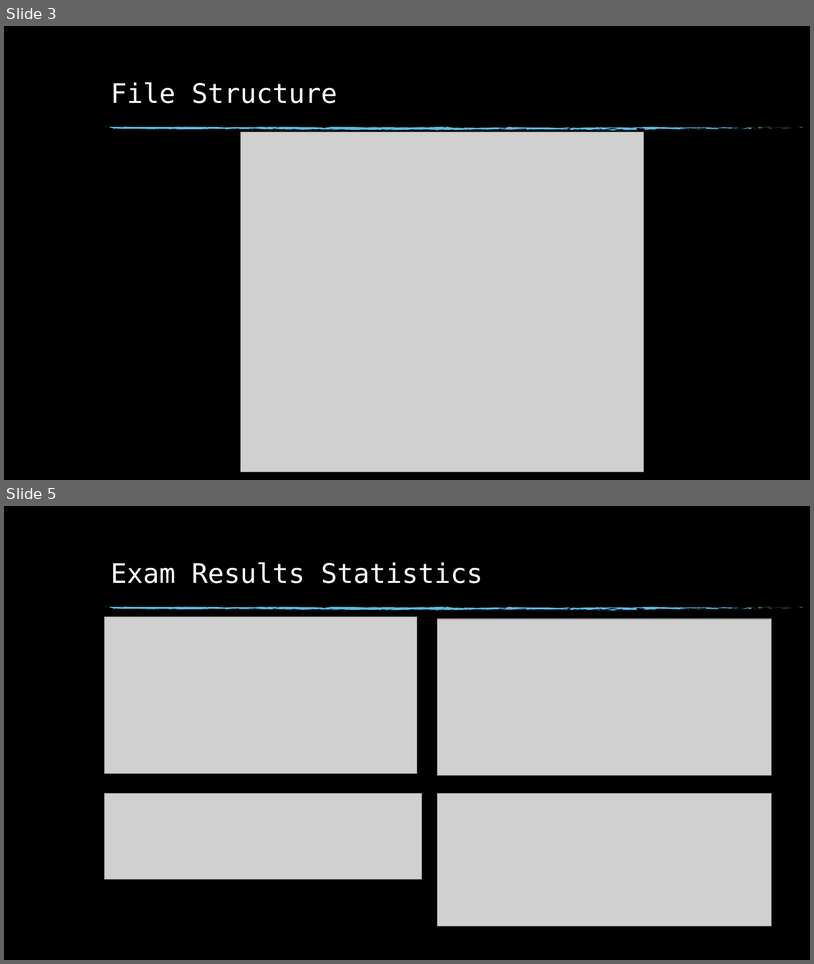
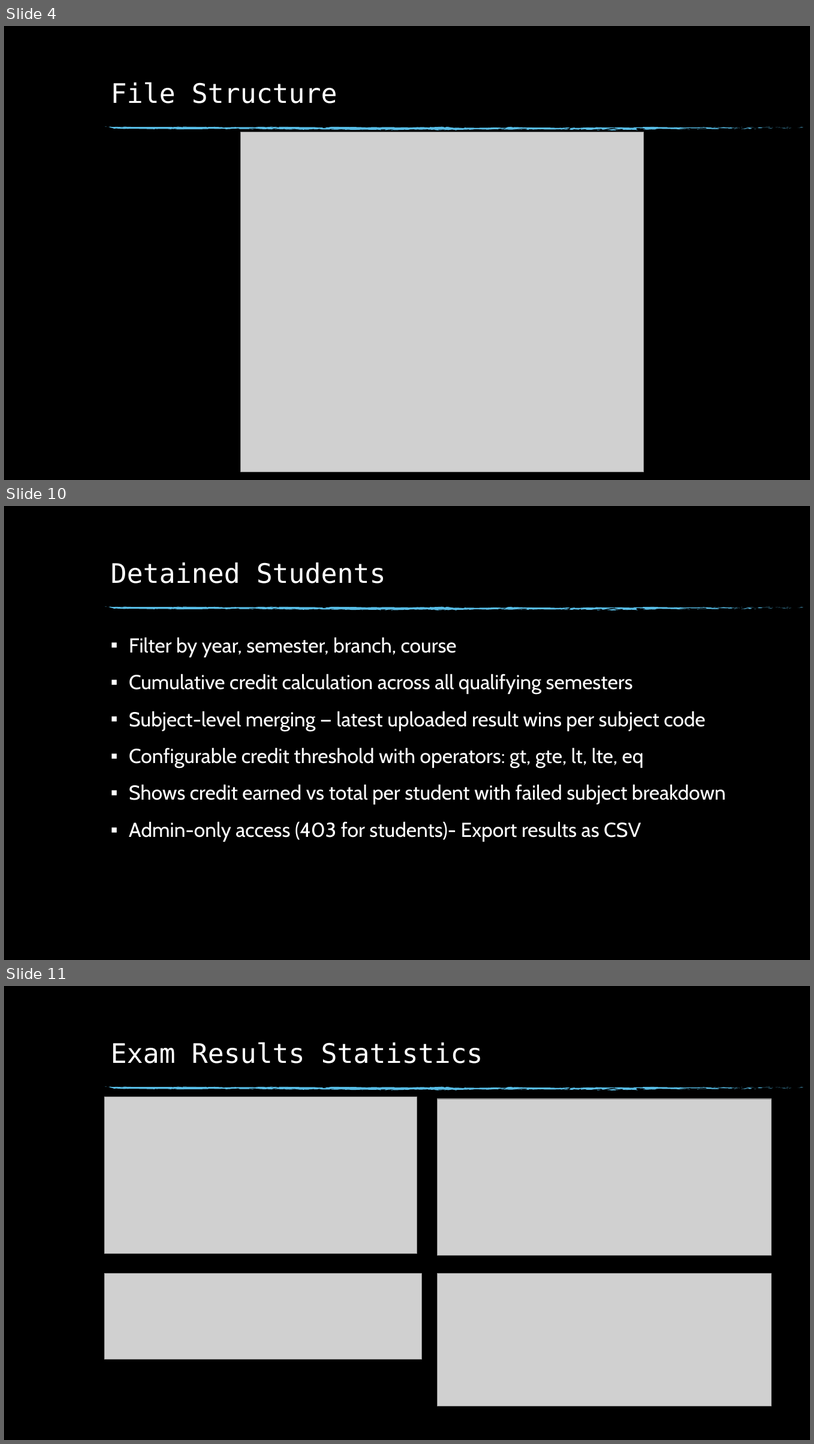
Before and after one commit to gowtham99664/spmvv-exam-results, a slide deck: SPMVV-Exam-Results.pptx. Shown one above the other, each under a label of ours: slides 3 and 5 before the commit, slides 4, 10 and 11 after it; the slides between them are not shown. The pictures are 814x964 and 814x1444 pixels, drawn with LibreOffice and Linux fonts; fonts in the diff are those of the drawing; grey boxes stand for pictures; background and template pictures are left out. Boxes give left, top, right and bottom in pixels: in the first picture for what was removed or moved away, otherwise in the second. Text is boxed around its words. In the diff, an @@ line names an element or a change of style, - is before the commit and + after.

```diff
--- a/SPMVV-Exam-Results.pptx
+++ b/SPMVV-Exam-Results.pptx
@@ slide 10 added at <box>4,506,810,960</box>, background picture (left out); not listed: 75 template elements that a slide beside it also shows @@
@@ title added at <box>111,562,386,583</box>, 32 pt, text #FFFFFF @@
+Detained Students
@@ text added at <box>129,637,726,841</box>, 24 pt, text #FFFFFF @@
+▪ Filter by year, semester, branch, course
+▪ Cumulative credit calculation across all qualifying semesters
+▪ Subject-level merging — latest uploaded result wins per subject code
+▪ Configurable credit threshold with operators: gt, gte, lt, lte, eq
+▪ Shows credit earned vs total per student with failed subject breakdown
+▪ Admin-only access (403 for students)- Export results as CSV
@@ what was slide 3 is now slide 4 @@
@@ what was slide 5 is now slide 11 @@
```
Also in this commit, not shown: 2 slides changed, 5 other slides added.
